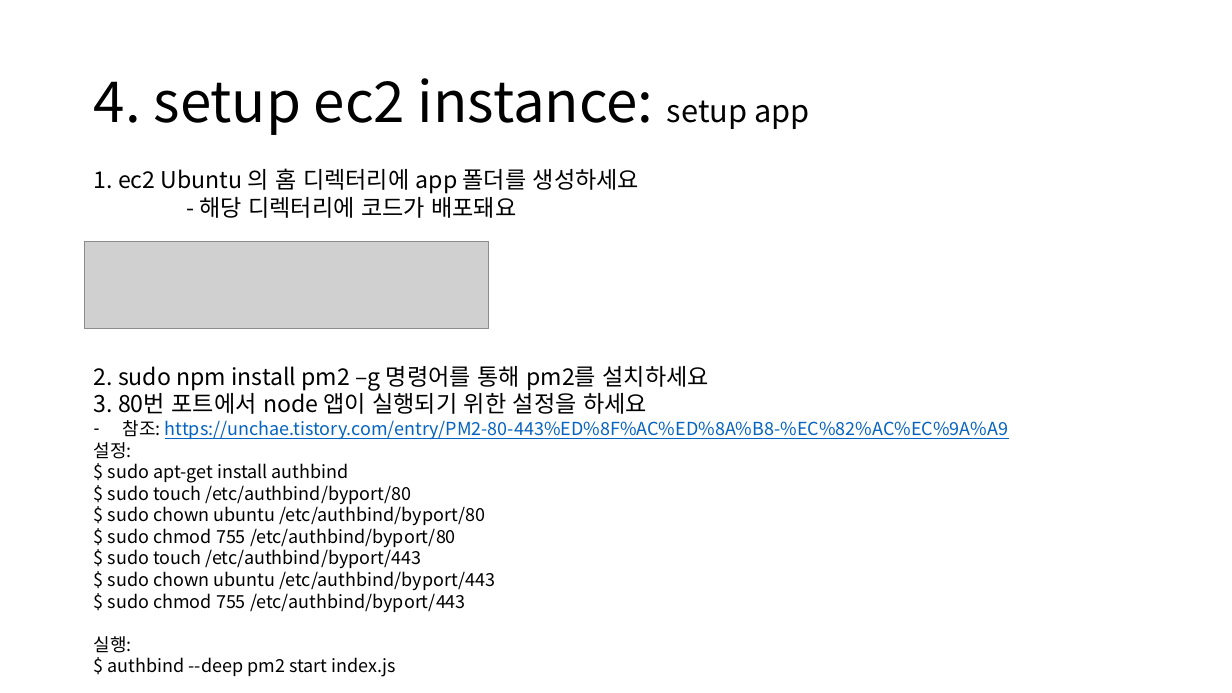
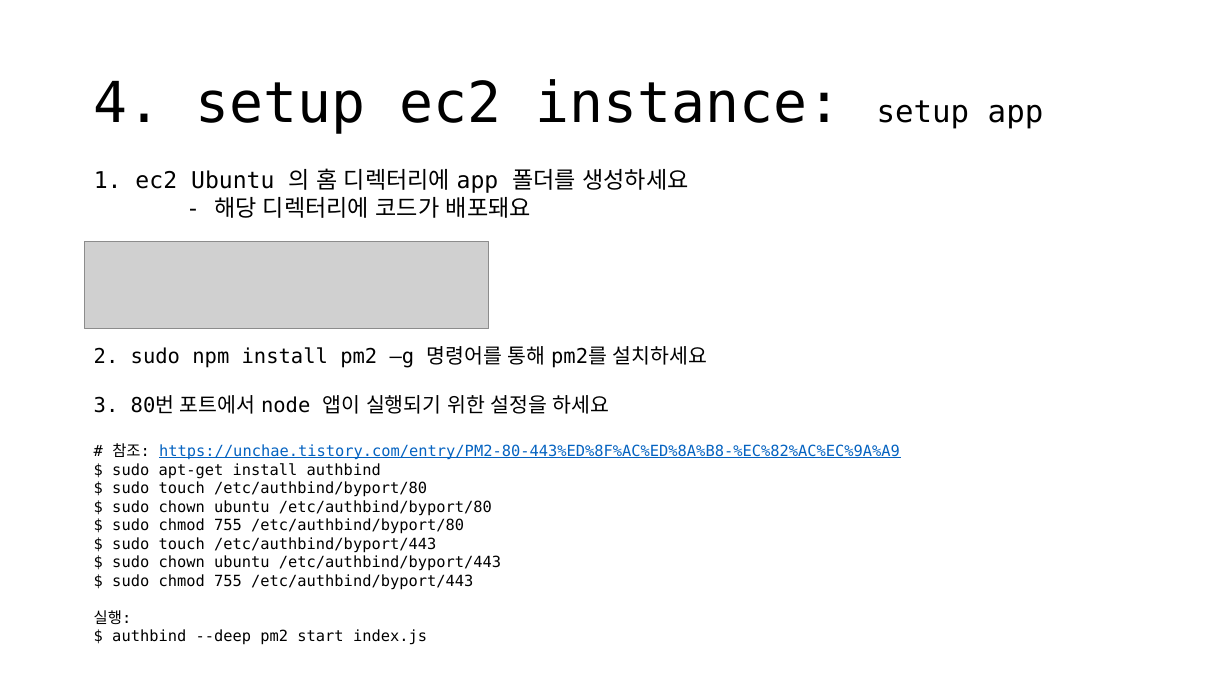
Before and after one commit to Ujin28/ssossotable-team-study, a slide deck: slide 12 of CI-CD/CI-CD.pptx. Drawn at 1232x693 pixels with LibreOffice and Linux fonts; fonts in the diff are those of the drawing; grey boxes stand for pictures. Boxes give left, top, right and bottom in pixels: in the first picture for what was removed or moved away, otherwise in the second. Text is boxed around its words. In the diff, an @@ line names an element or a change of style, - is before the commit and + after.

```diff
--- a/CI-CD/CI-CD.pptx
+++ b/CI-CD/CI-CD.pptx
@@ title "4. setup ec2 instance: setup ..." at <box>94,79,1044,134</box>: font Noto Sans CJK KR to DejaVu Sans Mono @@
@@ text "1. ec2 Ubuntu 의 홈 ..." at <box>94,168,688,218</box>: font Noto Sans CJK KR to DejaVu Sans Mono @@
@@ text "2. sudo npm install pm2 ...": place and size @@
-text "2. sudo npm install pm2 ..." at <box>94,366,1008,677</box>
+text "2. sudo npm install pm2 ..." at <box>94,346,900,645</box>
@@ text at <box>94,346,707,645</box>: size 18 to 16 pt in "2. sudo npm install pm2 –g 명령어를 ...", "3. 80번 포트에서 node 앱이 실행되기 위한 ..."; font Noto Sans CJK KR to DejaVu Sans Mono in "2. sudo npm install pm2 –g 명령어를 ...", "3. 80번 포트에서 node 앱이 실행되기 위한 ...", "$ sudo apt-get install authbind", "$ sudo touch /etc/authbind/byport/80" and 7 more places; size 14 to 12 pt in "$ sudo apt-get install authbind", "$ sudo touch /etc/authbind/byport/80", "$ sudo chown ubuntu /etc/authbind/byport/80", "$ sudo chmod 755 /etc/authbind/byport/80" and 5 more places @@
@@ text at <box>112,443,900,460</box>: text changed; size 14 to 12 pt; font Noto Sans CJK KR to DejaVu Sans Mono @@
-– 참조: https://unchae.tistory.com/entry/PM2-80-443%ED%8F%AC%ED%8A%B8-%EC%82%AC%EC%9A%A9
-설정:
+# 참조: https://unchae.tistory.com/entry/PM2-80-443%ED%8F%AC%ED%8A%B8-%EC%82%AC%EC%9A%A9
```
Also in this commit, not shown: 42 other slides changed, 1 slide removed, 1 other file.
